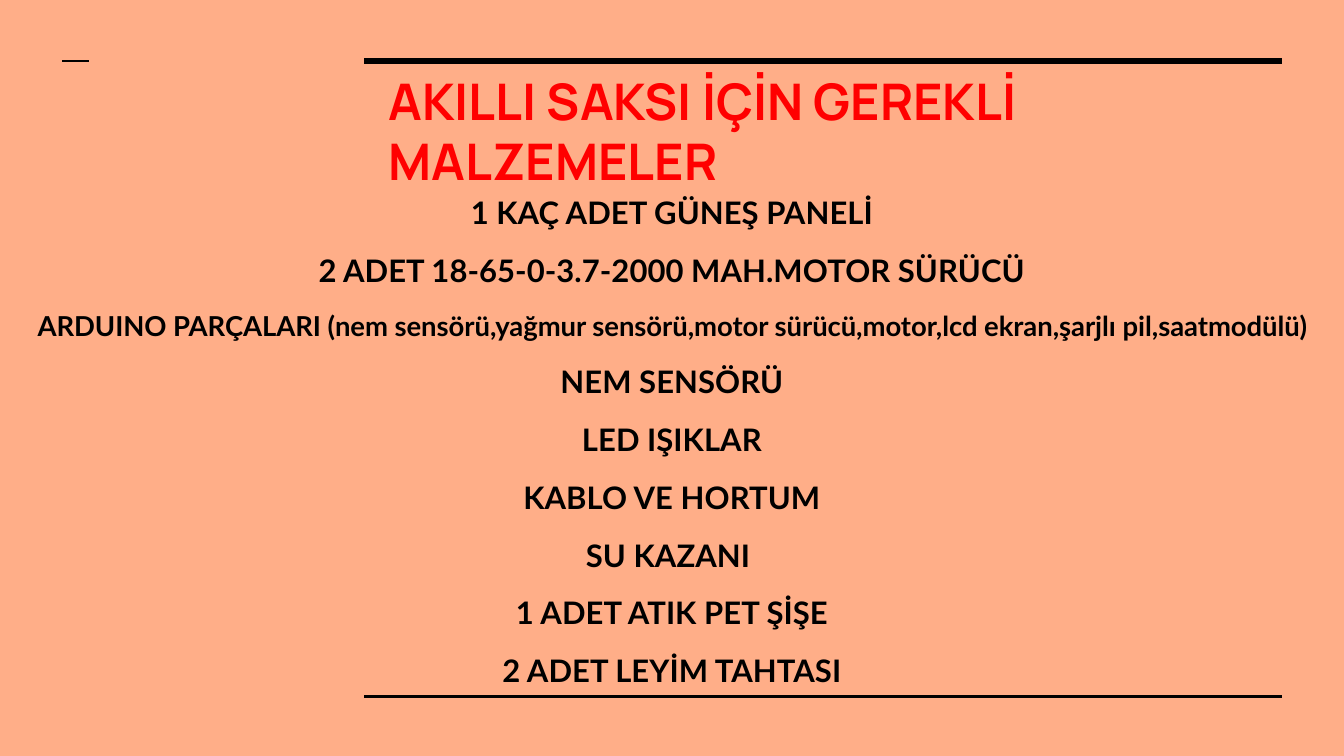
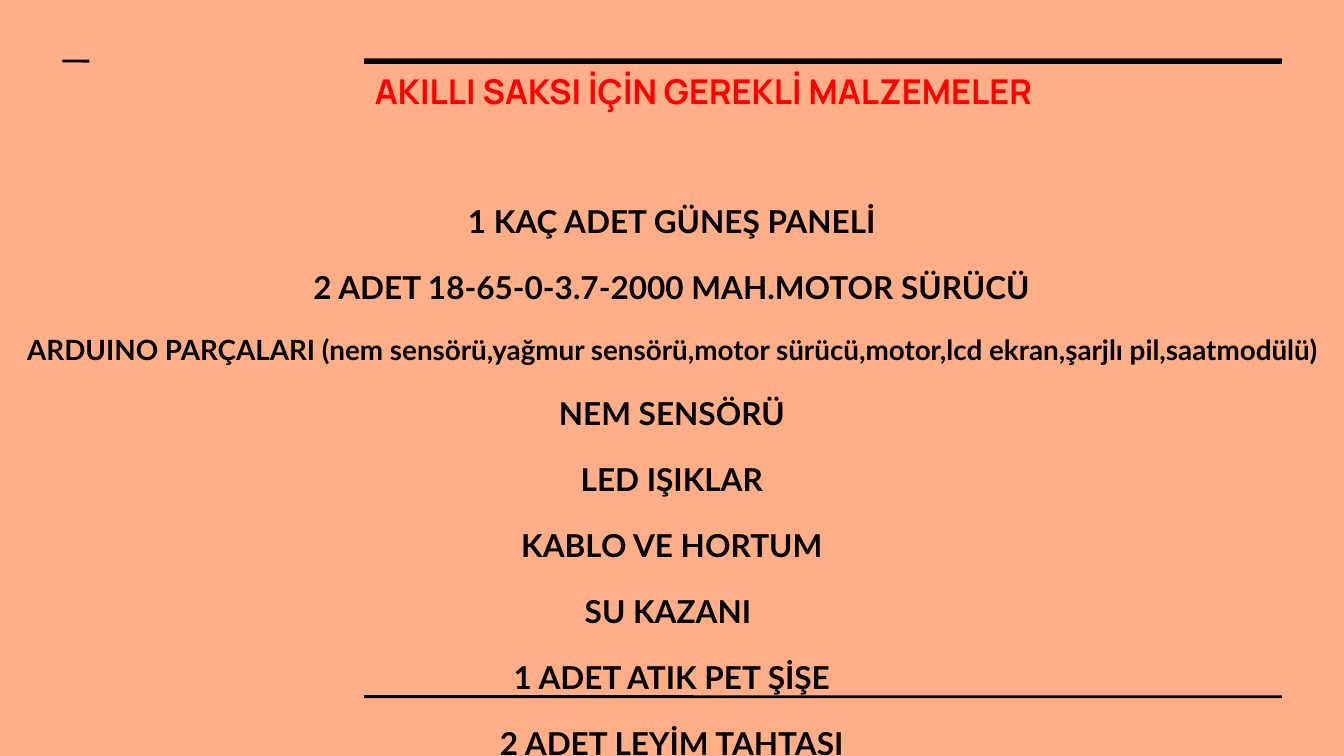
Before and after one commit to FurkanHuman/Akilli-Saksi, a slide deck: slide 3 of Dökümanlar/Akıllı saksı projesi.pptx. Drawn at 1344x756 pixels with LibreOffice and Linux fonts; fonts in the diff are those of the drawing. Boxes give left, top, right and bottom in pixels: in the first picture for what was removed or moved away, otherwise in the second. Text is boxed around its words. In the diff, an @@ line names an element or a change of style, - is before the commit and + after.

```diff
--- a/Dökümanlar/Akıllı saksı projesi.pptx
+++ b/Dökümanlar/Akıllı saksı projesi.pptx
@@ title "AKILLI SAKSI İÇİN GEREKLİ MALZEMELER" at (x1=375, y1=72, x2=1032, y2=112): size 27 to 18.3 pt @@
@@ text "1 KAÇ ADET GÜNEŞ PANELİ" at (x1=27, y1=205, x2=1318, y2=756): size 16.6 to 16.9 pt in "1 KAÇ ADET GÜNEŞ PANELİ", "2 ADET 18-65-0-3.7-2000 MAH.MOTOR SÜRÜCÜ", "NEM SENSÖRÜ", "LED IŞIKLAR" and 4 more places; size 14.6 to 14.9 pt in "ARDUINO PARÇALARI (nem sensörü,yağmur sensörü,motor sürücü,m ..."; line spacing 0.95 to 1.15 @@
```
Also in this commit, not shown: 6 other slides changed, 1 slide added, 1 slide removed.
